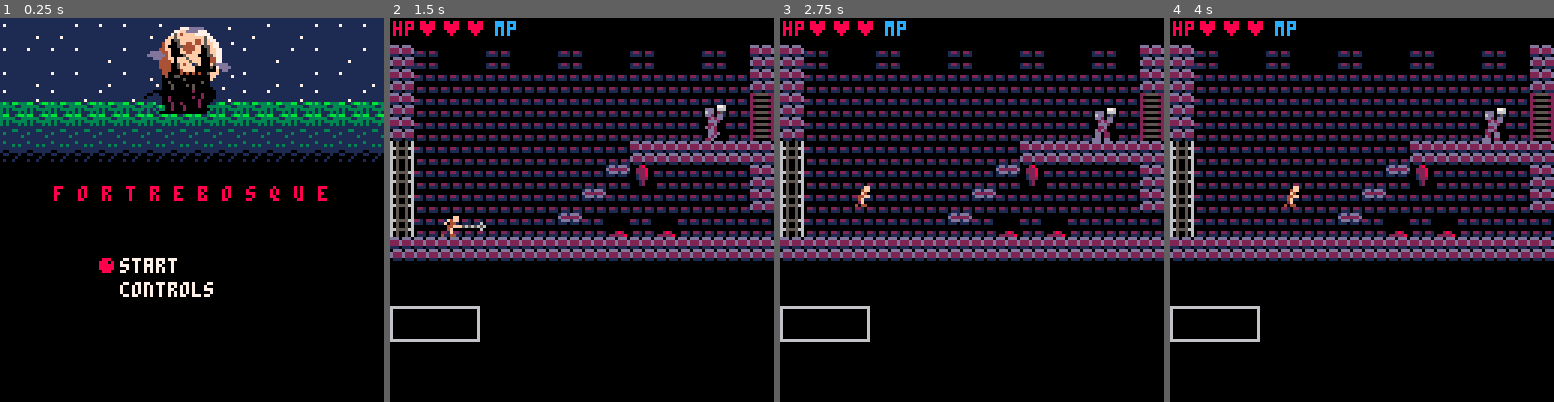
Above: before the commit, frames 1-4 (left to right).
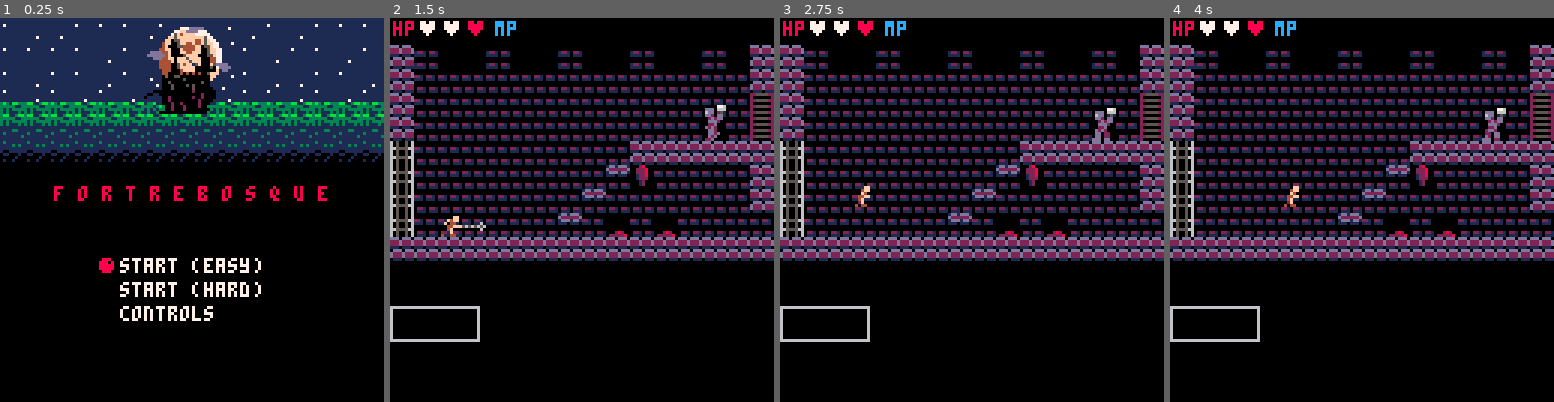
Above: after the commit, the same moments.

Repository: AddisonMink/fortrebosque
Game: PICO-8 cartridge main.p8
Two runs of this game, one before a commit and one after it. Both use one fixed random seed, a clock stepped at 60 frames per second and the inputs below.
Inputs:
- Up to frame 1 (0.25 s): no input
- Up to frame 2 (1.5 s): tap X (X key) at 0.33, 1.07 s; tap O (Z key) at 0.7 s
- Up to frame 3 (2.75 s): hold Right 1.6-2.1 s; tap O (Z key) at 1.7, 2.1, 2.5 s; tap X (X key) at 1.85 s; hold Up 2.15-2.42 s; hold Right from 2.47 s (still down)
- Up to frame 4 (4 s): tap O (Z key) at 2.9, 3.3, 3.7 s; tap X (X key) at 2.97 s; release Right at 3.03 s; hold Left 3.08-3.58 s; hold Down 3.63-3.97 s

The runs differ from the first frame. In frame 1, 1.3% of the frame differs, in the area x 31-68%, y 62-79%; in frame 2, 0.2%; in frame 3, 0.2%; in frame 4, 0.2%.

Commit message:
add easy mode.

Diff:
--- a/main.p8
+++ b/main.p8
@@ -19,6 +19,23 @@
 #include dracula.lua
 #include room.lua
 
+function begin_play(mode)
+	global.mode = mode
+
+	camera(0, 0)
+	global.mp = 0
+	global.mp_max = 0
+	global.subweapons = {}
+	global.subweapon_index = 1
+	global.dracula_dead = false
+	global.dont_respawn = {}
+	player = player_new(16, 128)
+	rx, ry = 0, 1
+	room = room_map["0,1"]
+	room.init(player)
+	state = "play"
+end
+
 function _init()
 	cursor = 0
 
@@ -30,31 +47,19 @@
 		end
 	end
 
-	player = player_new(16, 128)
-	rx, ry = 0, 1
-
-	-- checkpoint: demon
-	-- player.body.x += 128 * 3 - 32
-	-- player.body.y -= 48
-
-	-- checkpoint: dracula
-	--player.body.x += 128 * 4 - 32
-	--global.mp = 3
-	--global.mp_max = 3
-	--global.subweapons = { "knife", "axe", "water" }
-
-	room = room_map["0,1"]
-	room.init(player)
 	state = "start"
 end
 
 function _update()
 	if state == "start" then
-		cursor = btnp(2) and 0 or btnp(3) and 1 or cursor
+		cursor += btnp(2) and -1 or btnp(3) and 1 or 0
+		cursor = mid(0, cursor, 2)
 
 		if btnp(4) and cursor == 0 then
-			state = "play"
+			begin_play("easy")
 		elseif btnp(4) and cursor == 1 then
+			begin_play("hard")
+		elseif btnp(4) and cursor == 2 then
 			state = "controls"
 		end
 	elseif state == "controls" then
@@ -104,13 +109,15 @@
 		local title_x = 64 - (#title * 4) / 2
 		local title_y = 56
 		local x, y = 40, 80
-		local cursor_y = cursor == 0 and y or y + 8
+		local cursor_y = y + (cursor * 8)
 
 		cls()
 		map(112, 18, 0, 0, 16, 9)
 
 		print(title, title_x, title_y, 8)
-		print("start", x, y, 7)
+		print("start (easy)", x, y, 7)
+		y += 8
+		print("start (hard)", x, y, 7)
 		y += 8
 		print("controls", x, y, 7)
 		print("\134", x - 8, cursor_y, 8)
--- a/player.lua
+++ b/player.lua
@@ -12,6 +12,7 @@
     local water_anim = anim_new(117)
 
     -- constants
+    local hp_max = global.mode == "easy" and 5 or 3
     local jump_vel = -2.1
     local attack_windup_dur = 0.25
     local attack_dur = 0.25
@@ -244,7 +245,7 @@
 
     return {
         body = body_new(x, y, 0, 0, 1, true),
-        hitbox = hitbox_new("player", 3, { x = 2, y = 2, w = 4, h = 4 }),
+        hitbox = hitbox_new("player", hp_max, { x = 2, y = 2, w = 4, h = 4 }),
         anim = { frames = { 16 }, fps = 1 },
         update = state_machine_new("idle", state_map),
         on_death = function(me, entities)
--- a/room.lua
+++ b/room.lua
@@ -139,9 +139,11 @@
 
             local y = ty * 8 - 8
             local x = tx * 8
+            local hp = player.hitbox.hp
             x = print("hp", x + 1, y, player.hitbox.hp > 0 and 8 or 2)
-            for i = 1, player.hitbox.hp_max do
-                x = print("♥", x, y, i <= player.hitbox.hp and 8 or 2)
+            for i = 1, 3 do
+                local c = i <= (hp - 3) and 7 or i <= hp and 8 or 2
+                x = print("♥", x, y, c)
             end
             x += 2
 
